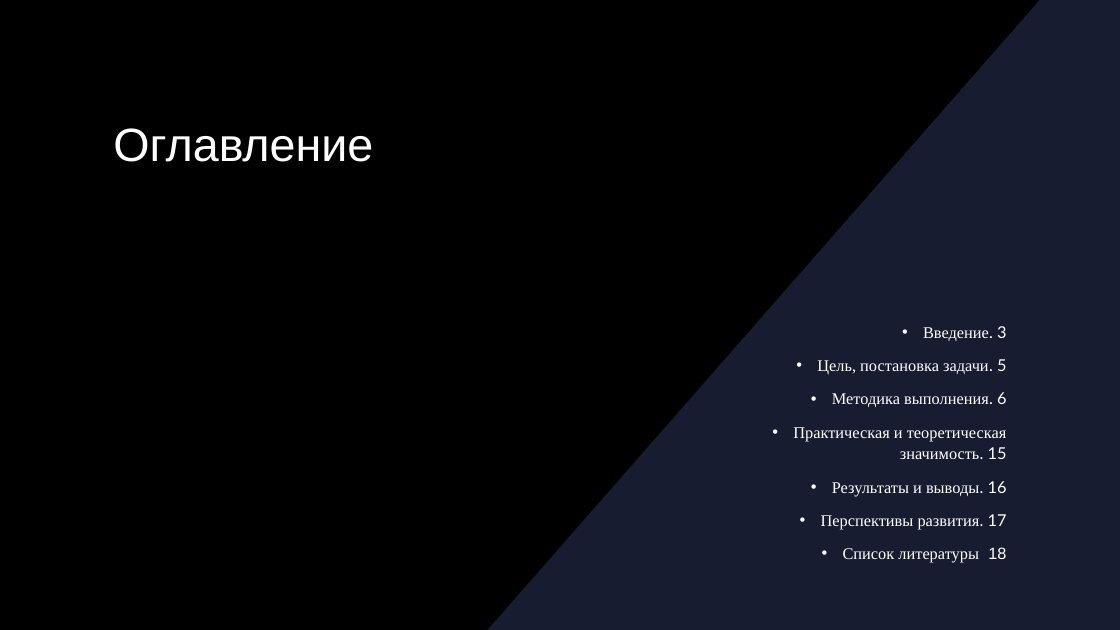
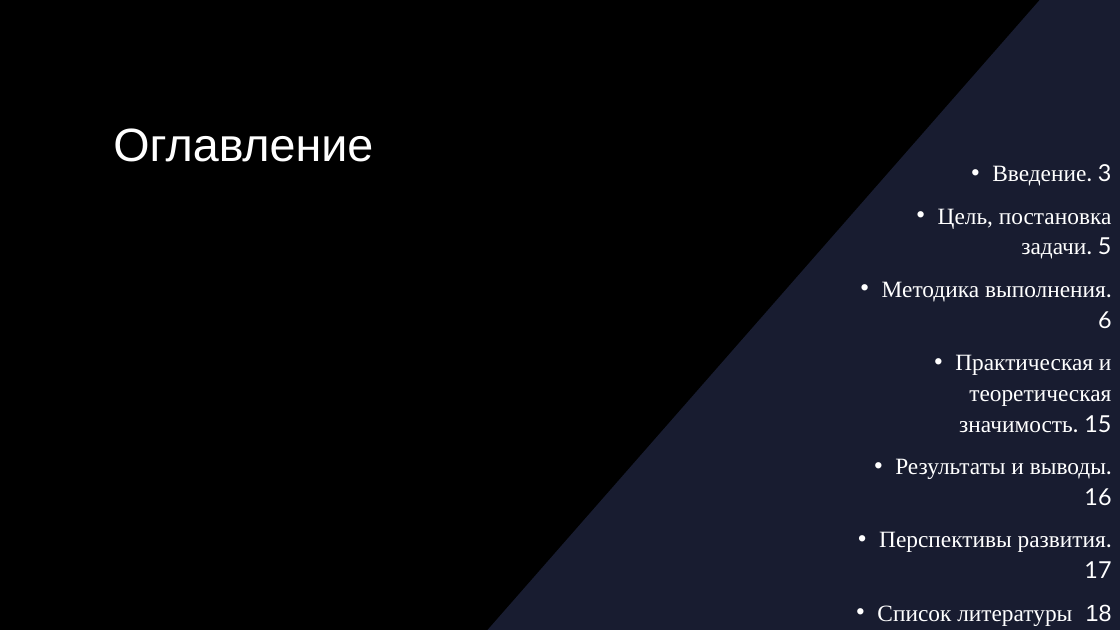
Before and after one commit to Mishgite/HSE_Project, a slide deck: slide 2 of Презентация 2.pptx. Drawn at 1120x630 pixels with LibreOffice and Linux fonts; fonts in the diff are those of the drawing; background and template pictures are left out. Boxes give left, top, right and bottom in pixels: in the first picture for what was removed or moved away, otherwise in the second. Text is boxed around its words. In the diff, an @@ line names an element or a change of style, - is before the commit and + after.

```diff
--- a/Презентация 2.pptx
+++ b/Презентация 2.pptx
@@ text "Введение. 3": place and size @@
-text "Введение. 3" at (793, 326, 1007, 563)
+text "Введение. 3" at (877, 208, 1112, 626)
@@ text "Введение. 3" at (877, 208, 1112, 626): size 14 to 20 pt @@
```
Also in this commit, not shown: 3 other slides changed, 1 other file.
